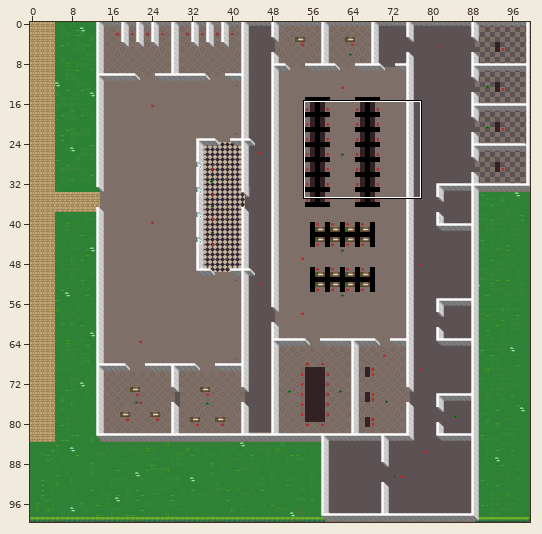
Tiled map, stored at assets/map1.tmx. The first picture is a wide view before the edit; the outline marks the close-up.
Close-up. Earlier state:
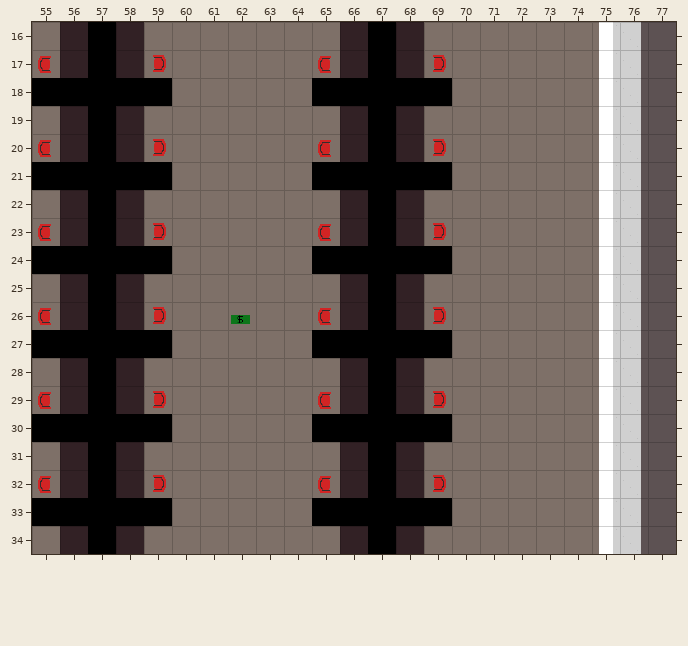
Cells are 32x32 px. Shown: x 55..77, y 16..34. The commit also changed other parts of the map, which this record leaves out.
Once edited:
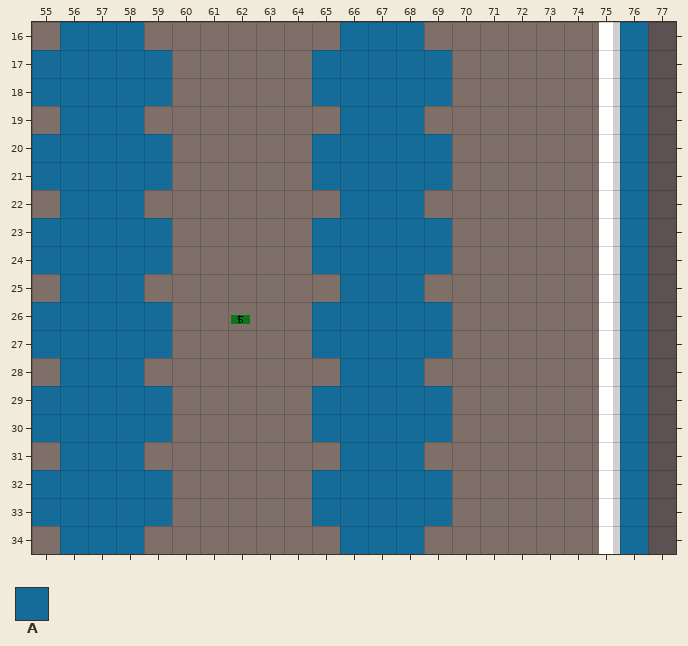
Key: from "terrain-assets": A 470.
_ is an empty cell, . an unchanged one.
Tiles of an added or newly shown layer are drawn over the layers below it.
Author's note on the commit: Version .71 Fixing map1 wall collision
The exact change:
--- layer "Collision" (added)
@@ x 55..76 @@
-16 .___.......___......._
-17 _____....._____......_
-18 _____....._____......_
-19 .___.......___......._
-20 _____....._____......_
-21 _____....._____......_
-22 .___.......___......._
-23 _____....._____......_
-24 _____....._____......_
-25 .___.......___......._
-26 _____....._____......_
-27 _____....._____......_
-28 .___.......___......._
-29 _____....._____......_
-30 _____....._____......_
-31 .___.......___......._
-32 _____....._____......_
-33 _____....._____......_
-34 .___.......___......._
+16 .AAA.......AAA.......A
+17 AAAAA.....AAAAA......A
+18 AAAAA.....AAAAA......A
+19 .AAA.......AAA.......A
+20 AAAAA.....AAAAA......A
+21 AAAAA.....AAAAA......A
+22 .AAA.......AAA.......A
+23 AAAAA.....AAAAA......A
+24 AAAAA.....AAAAA......A
+25 .AAA.......AAA.......A
+26 AAAAA.....AAAAA......A
+27 AAAAA.....AAAAA......A
+28 .AAA.......AAA.......A
+29 AAAAA.....AAAAA......A
+30 AAAAA.....AAAAA......A
+31 .AAA.......AAA.......A
+32 AAAAA.....AAAAA......A
+33 AAAAA.....AAAAA......A
+34 .AAA.......AAA.......A
